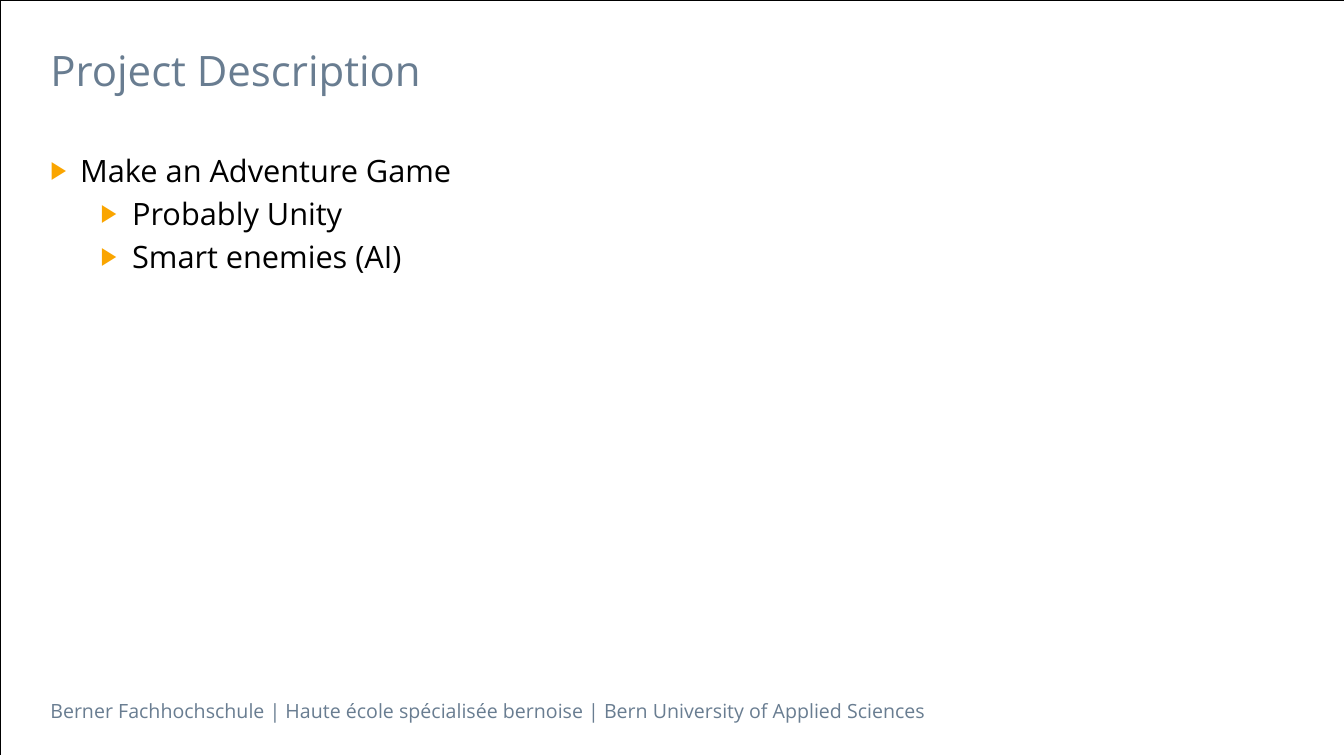
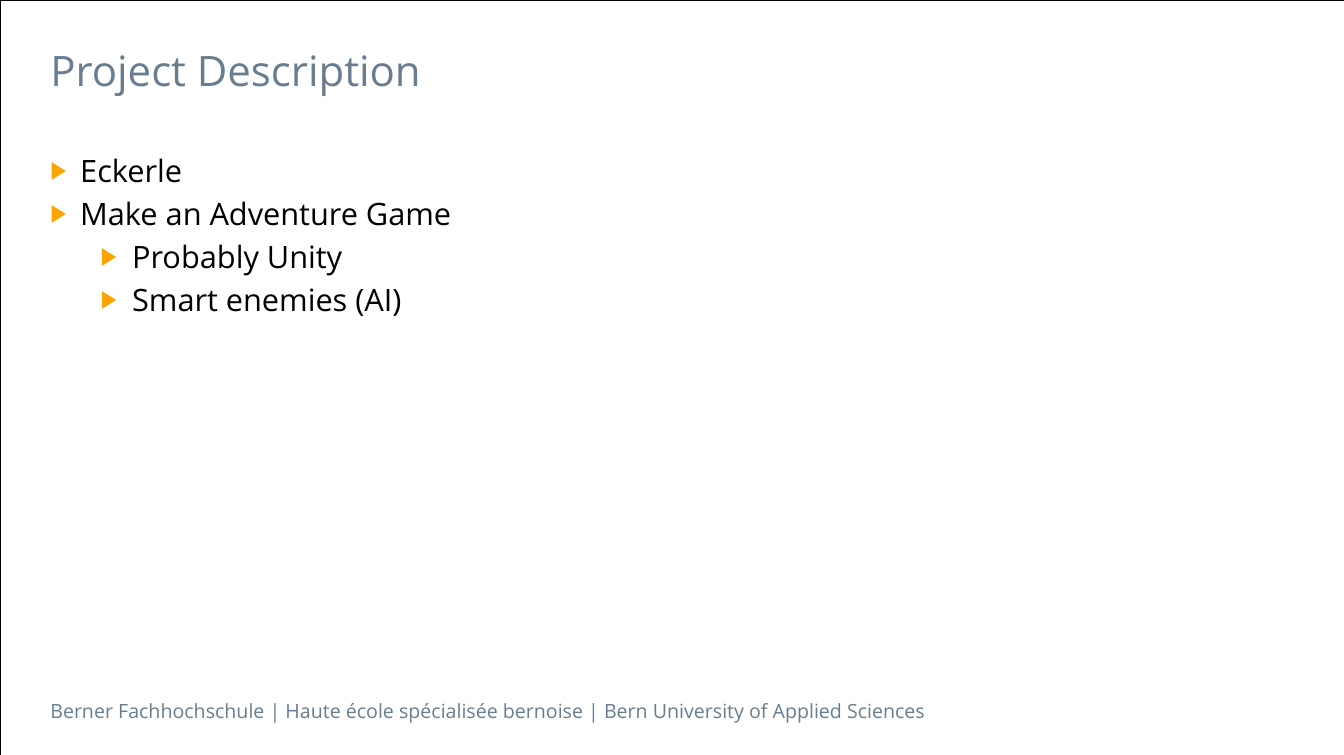
Before and after one commit to B3N5CH1/DiscoPlanet, a slide deck: slide 3 of doc/Presentation.pptx. Drawn at 1344x755 pixels with LibreOffice and Linux fonts; fonts in the diff are those of the drawing. Boxes give left, top, right and bottom in pixels: in the first picture for what was removed or moved away, otherwise in the second. Text is boxed around its words. In the diff, an @@ line names an element or a change of style, - is before the commit and + after.

```diff
--- a/doc/Presentation.pptx
+++ b/doc/Presentation.pptx
@@ text at [80, 158, 182, 183]: paragraph added @@
+▶ Eckerle
```
Also in this commit, not shown: 4 other slides changed, 4 other files.
